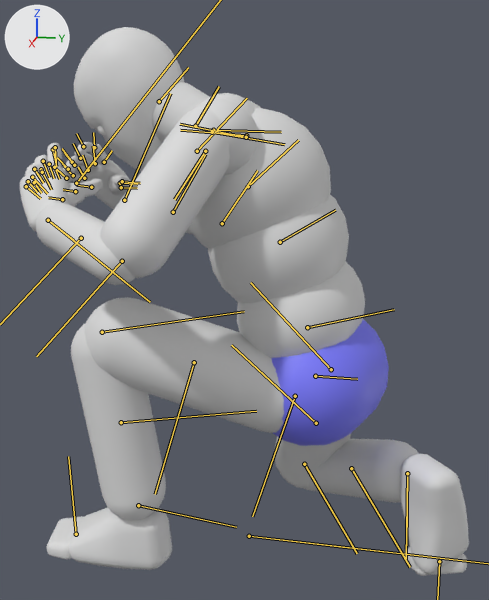
What one commit did to the FBX model ContentSources/Blender/ExportedFbx/SkeletalMesh/Als/Anim/A_Als_Binoculars_Aim_Crouch.fbx.
Both versions are drawn from a 50 mm lens placed at (1.415, 0.271, 0.934), pointed at (0.015, -0.009, 0.584). The lights are fixed; the arrows at upper left show +X, +Y and +Z. Both versions are drawn at frame 25 of the action 'Scene'; the numbers are the values there. The bones that bend it are drawn over the model as lines.

Names of what the first picture shows: 'SKM_Als'.
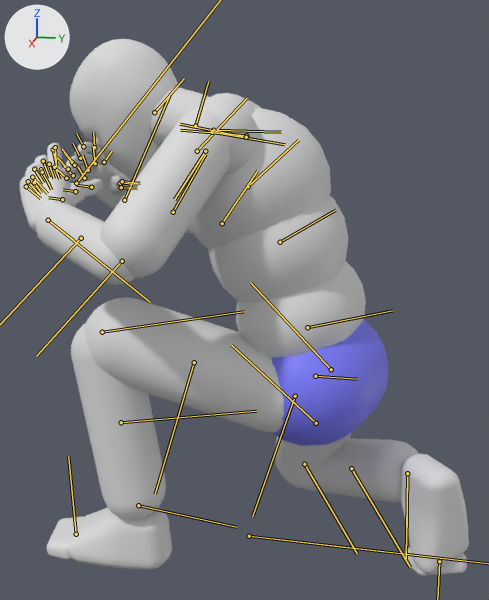
Pixel boxes [x1, y1, x2, y2] of what changed, in the pictures (489 x 600 px):
'SKM_Als', posed: before [20, 27, 469, 576]; after [20, 39, 469, 576]
bone 'spine_01', root to tip: before (307, 327) to (394, 309); after (307, 327) to (393, 310)
bone 'neck_01', root to tip: before (195, 126) to (219, 86); after (195, 126) to (208, 81)
bone 'head', root to tip: before (159, 101) to (188, 67); after (154, 112) to (184, 78)

The change in detail:
Bone 'spine_01' (bone_spine_01) turns from (6, 5, -15) to (4, 5, -15) degrees about its own x, y and z.
Bone 'spine_02' (bone_spine_02) turns from (7, 1, -18) to (12, 1, -18) degrees about its own x, y and z.
Bone 'spine_03' (bone_spine_03) turns from (7, 3, -10) to (5, 3, -10) degrees about its own x, y and z.
Bone 'neck_01' (bone_neck_01) turns from (0, -2, 5) to (0, -2, -10) degrees about its own x, y and z.
Bone 'head' (bone_head) turns from (-2, 2, -1) to (-1, 2, 14) degrees about its own x, y and z.
